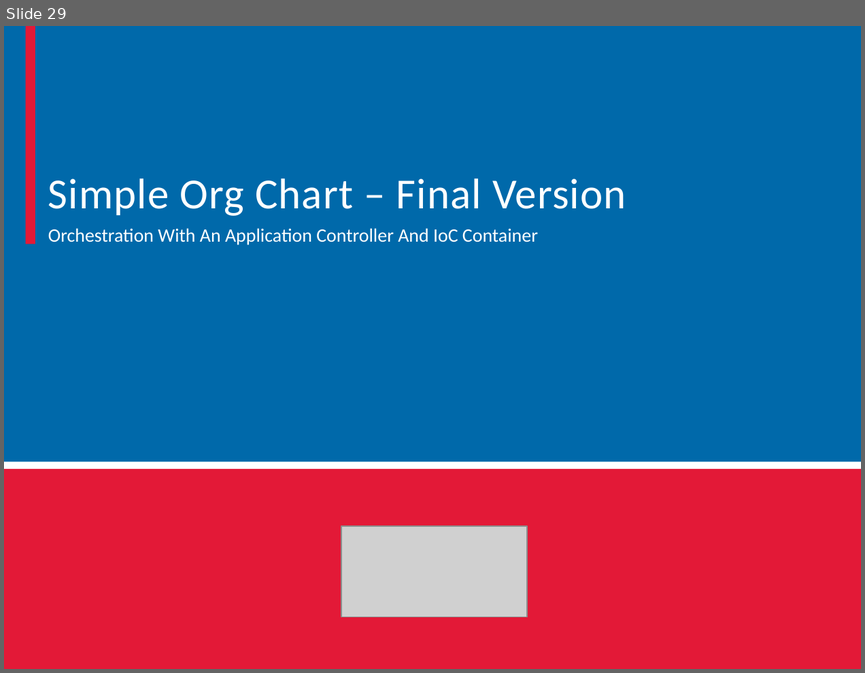
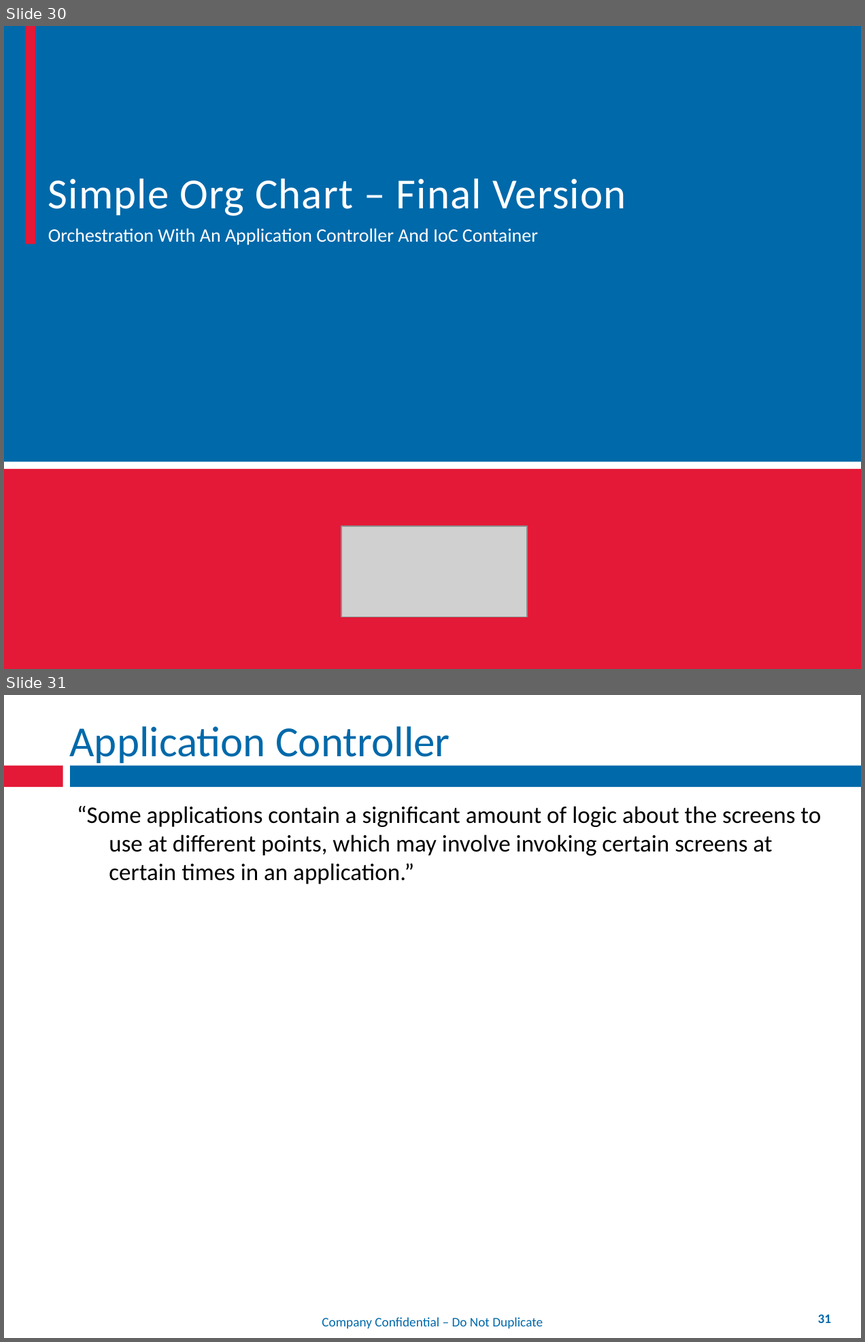
Before and after one commit to mxriverlynn/presentations-and-training, a slide deck: Decoupling Workflow With App Controler/Decoupling Workflow From Forms.pptx. Shown one above the other, each under a label of ours: slide 29 before the commit, slides 30 and 31 after it. The pictures are 865x673 and 865x1342 pixels, drawn with LibreOffice and Linux fonts; fonts in the diff are those of the drawing; grey boxes stand for pictures; background and template pictures are left out. Boxes give left, top, right and bottom in pixels: in the first picture for what was removed or moved away, otherwise in the second. Text is boxed around its words. In the diff, an @@ line names an element or a change of style, - is before the commit and + after.

Commit message:
event aggregator and app controller place holder slides

```diff
--- a/Decoupling Workflow With App Controler/Decoupling Workflow From Forms.pptx
+++ b/Decoupling Workflow With App Controler/Decoupling Workflow From Forms.pptx
@@ slide 31 added at box(4, 695, 861, 1338), background #FFFFFF; not listed: 2 template elements that a slide beside it also shows @@
@@ title added at box(70, 726, 450, 766), 36 pt, text #0069AA @@
+Application Controller
@@ text added at box(77, 806, 821, 884), 20 pt, text #000000 @@
+“Some applications contain a significant amount of logic about the screens to use at different points, which may involve invoking certain screens at certain times in an application.”
@@ text added at box(322, 1317, 543, 1328), 11 pt, text #0069AA @@
+Company Confidential – Do Not Duplicate
@@ page number added at box(818, 1314, 831, 1323), 11 pt, text #0069AA, bold @@
+31
@@ what was slide 29 is now slide 30 @@
```
Also in this commit, not shown: 1 other slide added, 1 slide removed.
